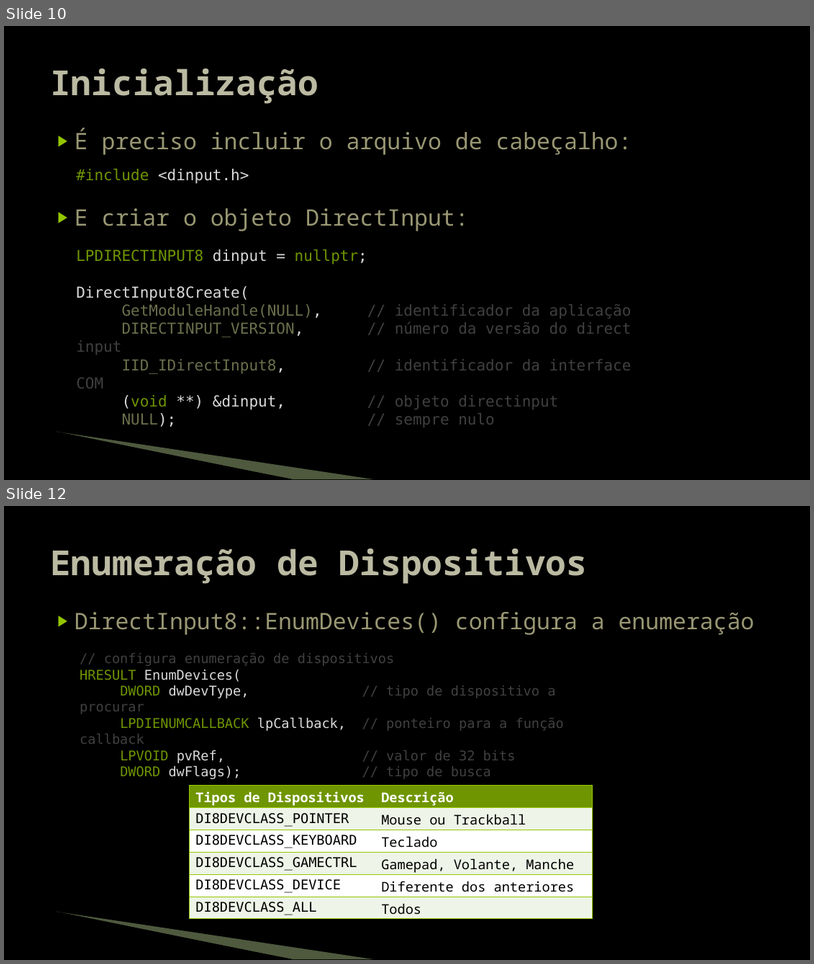
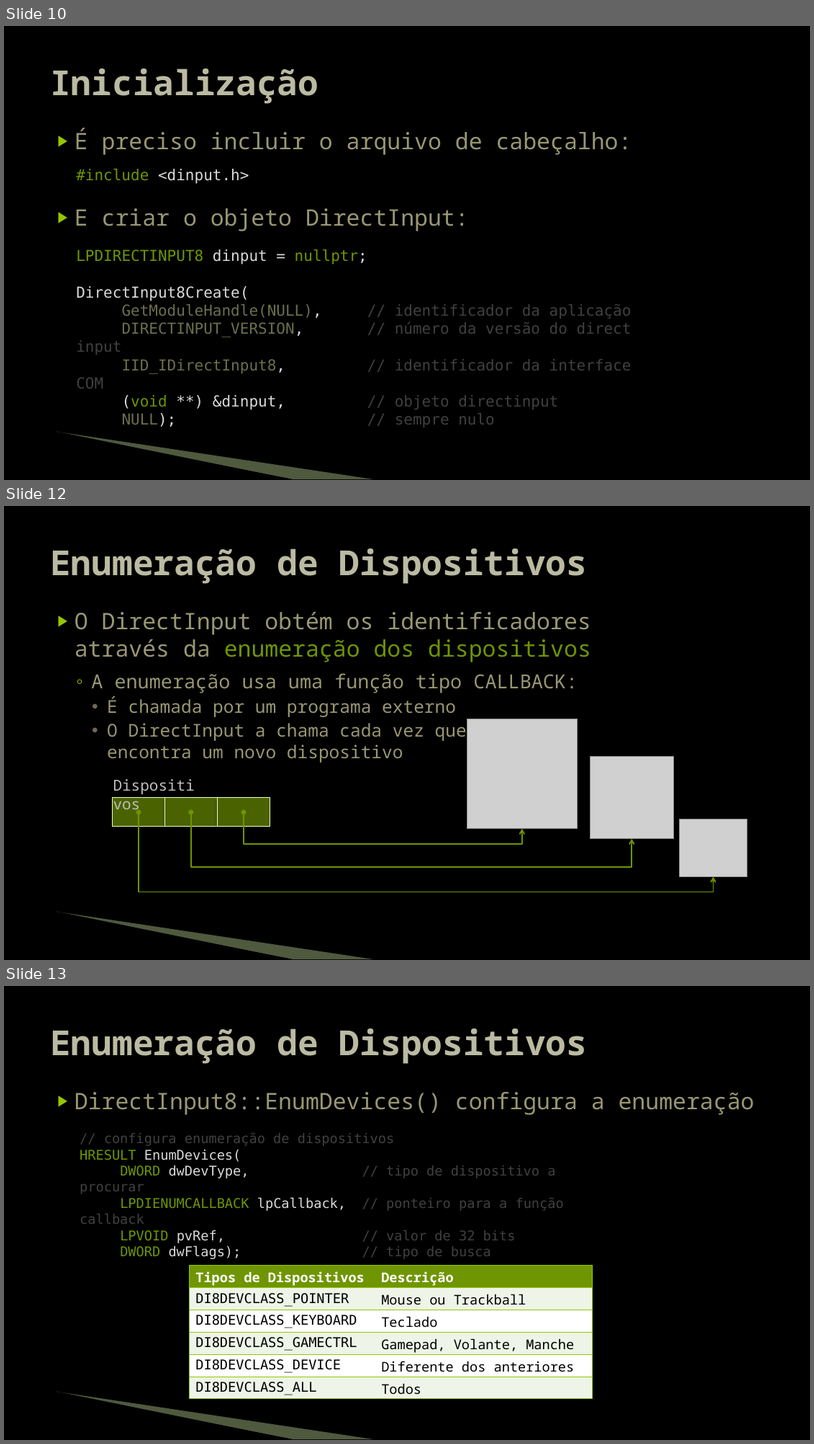
Before and after one commit to JudsonSS/Jogos, a slide deck: Slides/19. Controlador de Jogo.pptx. Shown one above the other, each under a label of ours: slides 10 and 12 before the commit, slides 10, 12 and 13 after it; the slides between them are not shown. The pictures are 814x964 and 814x1444 pixels, drawn with LibreOffice and Linux fonts; fonts in the diff are those of the drawing; grey boxes stand for pictures; background and template pictures are left out. Boxes give left, top, right and bottom in pixels: in the first picture for what was removed or moved away, otherwise in the second. Text is boxed around its words. In the diff, an @@ line names an element or a change of style, - is before the commit and + after.

```diff
--- a/Slides/19. Controlador de Jogo.pptx
+++ b/Slides/19. Controlador de Jogo.pptx
@@ slide 12 added at (4,506,810,960), background #000000; not listed: 2 template elements that a slide beside it also shows @@
@@ title added at (50,548,587,584), 41 pt, text #BBBAA2, bold @@
+Enumeração de Dispositivos
@@ text added at (75,612,592,762), 21 pt, text #999773 @@
+▶ O DirectInput obtém os identificadores
+  através da enumeração dos dispositivos
+  ◦ A enumeração usa uma função tipo CALLBACK:
+    • É chamada por um programa externo
+    • O DirectInput a chama cada vez que
+      encontra um novo dispositivo
@@ picture added at (468,718,578,829) @@
@@ picture added at (591,756,674,839) @@
@@ text added at (108,773,210,797), 18 pt, text #BFBFBF @@
+Dispositivos
@@ rectangle added at (112,798,165,826), fill #4A6300, outline #EFFFC1 0.75 pt @@
@@ rectangle added at (165,798,218,826), fill #4A6300, outline #EFFFC1 0.75 pt @@
@@ rectangle added at (218,798,270,826), fill #4A6300, outline #EFFFC1 0.75 pt @@
@@ elbow double arrow added from (139, 812) to (714, 877), #6F9400 1.5 pt @@
@@ elbow double arrow added from (191, 812) to (632, 839), #6F9400 1.5 pt @@
@@ elbow double arrow added from (244, 812) to (522, 829), #6F9400 1.5 pt @@
@@ picture added at (680,819,748,877) @@
@@ what was slide 12 is now slide 13 @@
```
Also in this commit, not shown: 8 slides changed.
